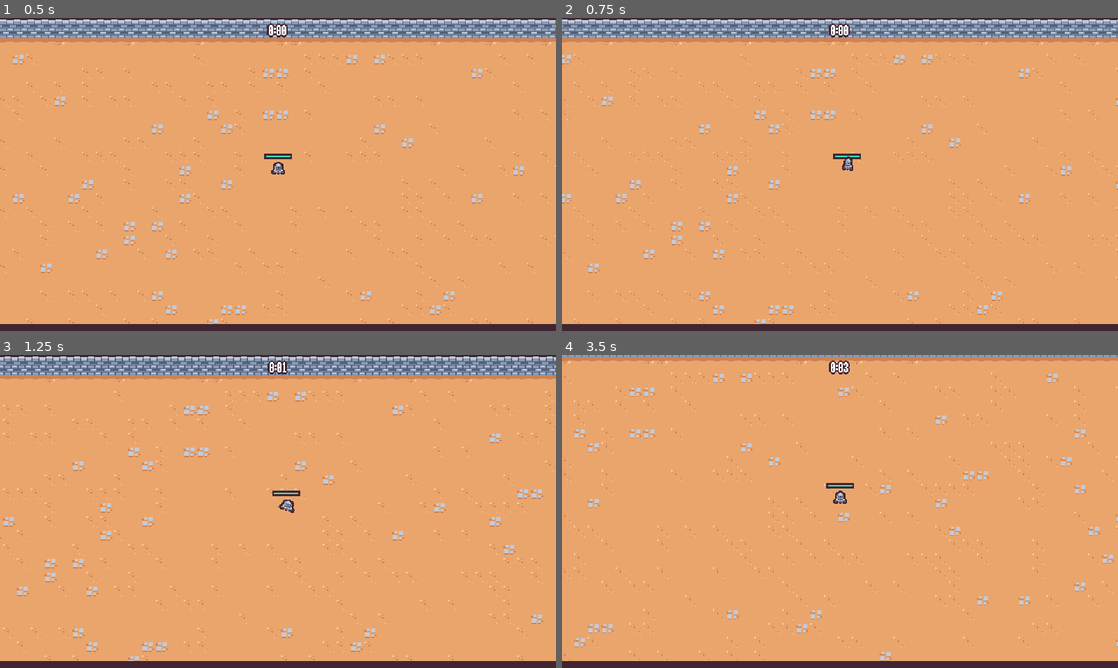
Above: before the commit, frames 1-4 (two rows, left to right).
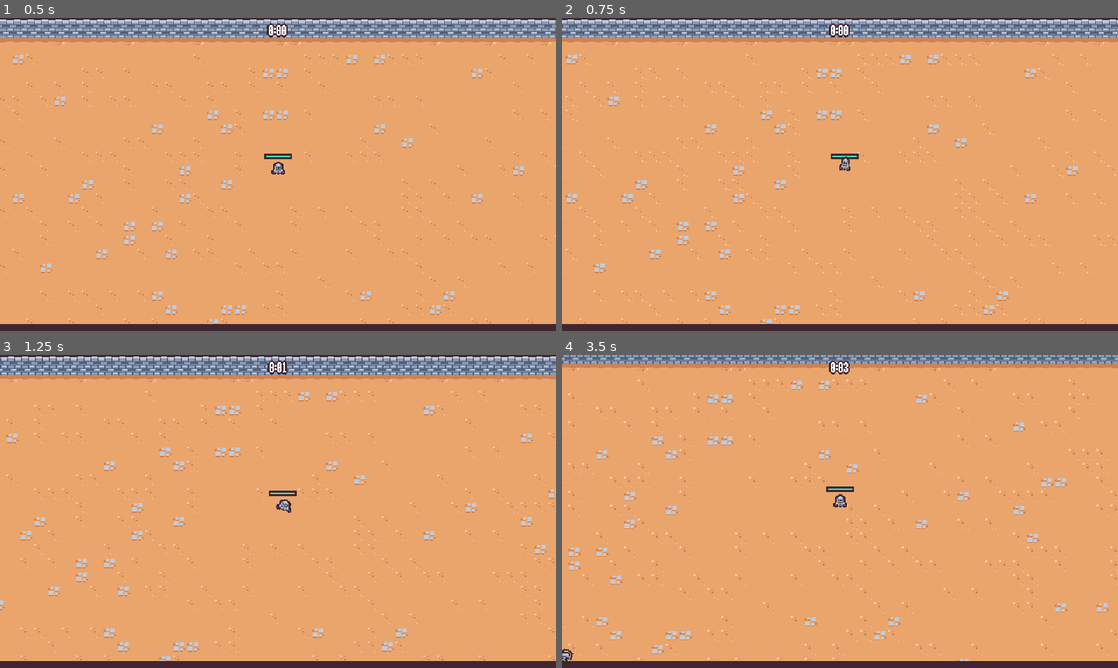
Above: after the commit, the same moments.

Repository: nadeemkhedr/survivor-game-godot
Game: Godot game, scene res://scenes/main/main.tscn
The game is run twice, just before and just after one commit, with the same random seed, the same clock (stepped at 60 frames per second) and the same inputs.
Inputs (mouse positions are in pixels of both pictures, inside the frame that each line leads up to):
- Up to frame 1 (0.5 s): no input
- Up to frame 2 (0.75 s): move the mouse to (962, 158) at 0.52 s; press the mouse at (962, 158) at 0.53 s; hold D (move_right) from 0.53 s (still down)
- Up to frame 3 (1.25 s): keep holding D (move_right)
- Up to frame 4 (3.5 s): move the mouse to (728, 527) at 1.27 s; release D (move_right) at 1.28 s; release the mouse at (728, 527) at 1.28 s; hold S (move_down) 1.28-2.03 s; click (728, 527) at 1.35 s; move the mouse to (895, 442) at 2.02 s; press the mouse at (895, 442) at 2.03 s; hold D (move_right) 2.03-2.78 s; move the mouse to (812, 574) at 2.77 s; release the mouse at (812, 574) at 2.78 s; hold W (move_up) from 2.78 s (still down); click (812, 574) at 2.85 s

Frame 1 is identical in both runs. In frame 2, 6.8% of the frame differs, in the area x 0-100%, y 0-98%; in frame 3, 7.5%; in frame 4, 8.5%.

Commit message:
✨ feat: add player speed upgrade

Diff:
--- /dev/null
+++ b/resources/upgrades/player_speed.tres
@@ -0,0 +1,10 @@
+[gd_resource type="Resource" script_class="AbilityUpgrade" load_steps=2 format=3 uid="uid://b657gdpkyp8lj"]
+
+[ext_resource type="Script" path="res://resources/upgrades/ability_upgrade.gd" id="1_mo5p6"]
+
+[resource]
+script = ExtResource("1_mo5p6")
+id = "player_speed"
+max_quantity = 2
+name = "Move Speed"
+description = "Increases player movement speed by 10%"
--- a/scenes/game_object/player/player.gd
+++ b/scenes/game_object/player/player.gd
@@ -1,7 +1,4 @@
 extends CharacterBody2D
-
-const MAX_SPEED = 150
-const ACCELERATION_SMOOTHING = 25
 
 @onready var damage_interval_timer = $DamageIntervalTimer
 @onready var health_component = $HealthComponent
@@ -9,11 +6,14 @@
 @onready var abilities = $Abilities
 @onready var animation_player = $AnimationPlayer
 @onready var visuals = $Visuals
+@onready var velocity_component = $VelocityComponent
 
 var number_colliding_bodies = 0
+var base_speed = 0
 
 
 func _ready():
+	base_speed = velocity_component.max_speed
 	$CollisionArea2D.body_entered.connect(on_body_entered)
 	$CollisionArea2D.body_exited.connect(on_body_exited)
 	damage_interval_timer.timeout.connect(on_damage_interval_timer_timeout)
@@ -25,11 +25,8 @@
 func _process(delta):
 	var movement_vector = get_movement_vector()
 	var direction = movement_vector.normalized()
-	var target_velocity = direction * MAX_SPEED
-
-	velocity = velocity.lerp(target_velocity, 1 - exp(-delta * ACCELERATION_SMOOTHING))
-
-	move_and_slide()
+	velocity_component.accelerate_in_direction(direction)
+	velocity_component.move(self)
 
 	if movement_vector.x != 0 || movement_vector.y != 0:
 		animation_player.play("walk")
@@ -74,8 +71,8 @@
 	update_health_display()
 
 func on_ability_upgrade_added(ability_upgrade: AbilityUpgrade, current_upgrades: Dictionary):
-	if not ability_upgrade is Ability:
-		return
-
-	var ability = ability_upgrade as Ability
-	abilities.add_child(ability.ability_controller_scene.instantiate())
+	if ability_upgrade is Ability:
+		var ability = ability_upgrade as Ability
+		abilities.add_child(ability.ability_controller_scene.instantiate())
+	elif ability_upgrade.id == "player_speed":
+		velocity_component.max_speed = base_speed + (base_speed * current_upgrades["player_speed"]["quantity"] * 0.1)
--- a/scenes/game_object/player/player.tscn
+++ b/scenes/game_object/player/player.tscn
@@ -1,9 +1,10 @@
-[gd_scene load_steps=12 format=3 uid="uid://hdws7rnqppiw"]
+[gd_scene load_steps=13 format=3 uid="uid://hdws7rnqppiw"]
 
 [ext_resource type="Texture2D" uid="uid://b1oqq1lvramx4" path="res://scenes/game_object/player/player.png" id="1_if3d7"]
 [ext_resource type="Script" path="res://scenes/game_object/player/player.gd" id="1_p6gdb"]
 [ext_resource type="PackedScene" uid="uid://cwf3yrxtubthc" path="res://scenes/ability/sword_ability_controller/sword_ability_controller.tscn" id="2_i7lmf"]
 [ext_resource type="PackedScene" uid="uid://dpnwfm6ypvxvk" path="res://scenes/component/health_component.tscn" id="2_i8blb"]
+[ext_resource type="PackedScene" uid="uid://b5cplxf6mo48o" path="res://scenes/component/velocity_component.tscn" id="2_l1l4v"]
 
 [sub_resource type="Animation" id="Animation_7ipwv"]
 length = 0.001
@@ -118,6 +119,10 @@
 "": SubResource("AnimationLibrary_1qq0p")
 }
 
+[node name="VelocityComponent" parent="." instance=ExtResource("2_l1l4v")]
+max_speed = 90
+acceleration = 25.0
+
 [node name="HealthComponent" parent="." instance=ExtResource("2_i8blb")]
 
 [node name="Abilities" type="Node" parent="."]
--- a/scenes/manager/upgrade_manager.gd
+++ b/scenes/manager/upgrade_manager.gd
@@ -10,12 +10,14 @@
 var upgrade_axe_damage = preload("res://resources/upgrades/axe_damage.tres")
 var upgrade_sword_rate = preload("res://resources/upgrades/sword_rate.tres")
 var upgrade_sword_damage = preload("res://resources/upgrades/sword_damage.tres")
+var upgrade_player_speed = preload("res://resources/upgrades/player_speed.tres")
 
 
 func _ready():
 	upgrade_pool.add_item(upgrade_axe, 10)
 	upgrade_pool.add_item(upgrade_sword_rate, 10)
 	upgrade_pool.add_item(upgrade_sword_damage, 10)
+	upgrade_pool.add_item(upgrade_player_speed, 5)
 	experience_manager.level_up.connect(on_level_up)
 
 
--- a/scenes/ui/end_screen.tscn
+++ b/scenes/ui/end_screen.tscn
@@ -99,6 +99,7 @@
 
 [node name="VBoxContainer" type="VBoxContainer" parent="MarginContainer/PanelContainer/MarginContainer"]
 layout_mode = 2
+theme_override_constants/separation = 16
 
 [node name="TitleLabel" type="Label" parent="MarginContainer/PanelContainer/MarginContainer/VBoxContainer"]
 unique_name_in_owner = true
@@ -119,12 +120,15 @@
 theme_override_constants/outline_size = 8
 text = "You won!"
 
-[node name="RestartButton" type="Button" parent="MarginContainer/PanelContainer/MarginContainer/VBoxContainer"]
+[node name="VBoxContainer" type="VBoxContainer" parent="MarginContainer/PanelContainer/MarginContainer/VBoxContainer"]
+layout_mode = 2
+
+[node name="RestartButton" type="Button" parent="MarginContainer/PanelContainer/MarginContainer/VBoxContainer/VBoxContainer"]
 unique_name_in_owner = true
 layout_mode = 2
 text = "Restart"
 
-[node name="QuitButton" type="Button" parent="MarginContainer/PanelContainer/MarginContainer/VBoxContainer"]
+[node name="QuitButton" type="Button" parent="MarginContainer/PanelContainer/MarginContainer/VBoxContainer/VBoxContainer"]
 unique_name_in_owner = true
 layout_mode = 2
 text = "Quit"
